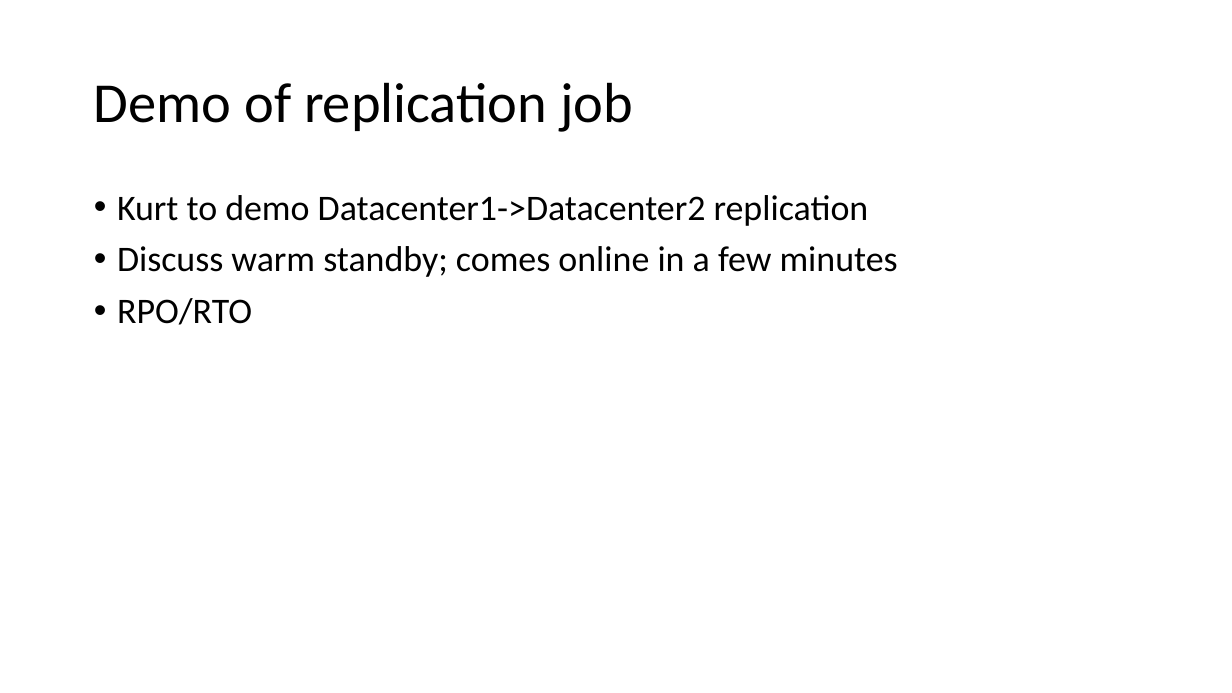
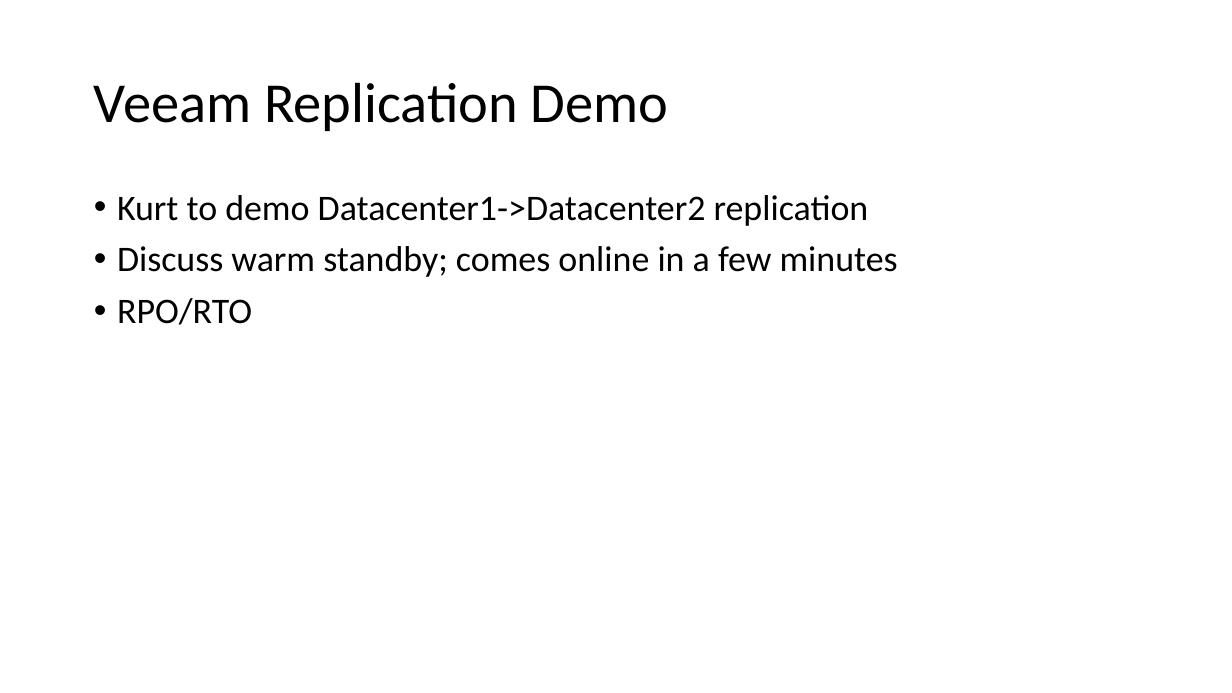
Before and after one commit to dkirby-ms/VeeamOnAzureLab, a slide deck: slide 24 of Veeam Lab Guide.pptx. Drawn at 1232x693 pixels with LibreOffice and Linux fonts; fonts in the diff are those of the drawing. Boxes give left, top, right and bottom in pixels: in the first picture for what was removed or moved away, otherwise in the second. Text is boxed around its words. In the diff, an @@ line names an element or a change of style, - is before the commit and + after.

Commit message:
update guide

```diff
--- a/Veeam Lab Guide.pptx
+++ b/Veeam Lab Guide.pptx
@@ title at (94, 82, 669, 131): text changed @@
-Demo of replication job
+Veeam Replication Demo
```
